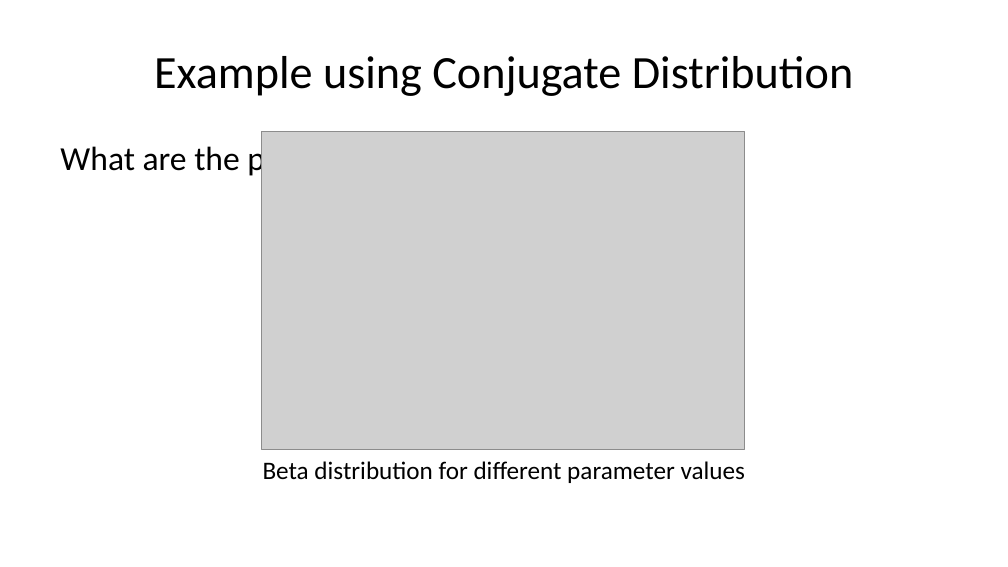
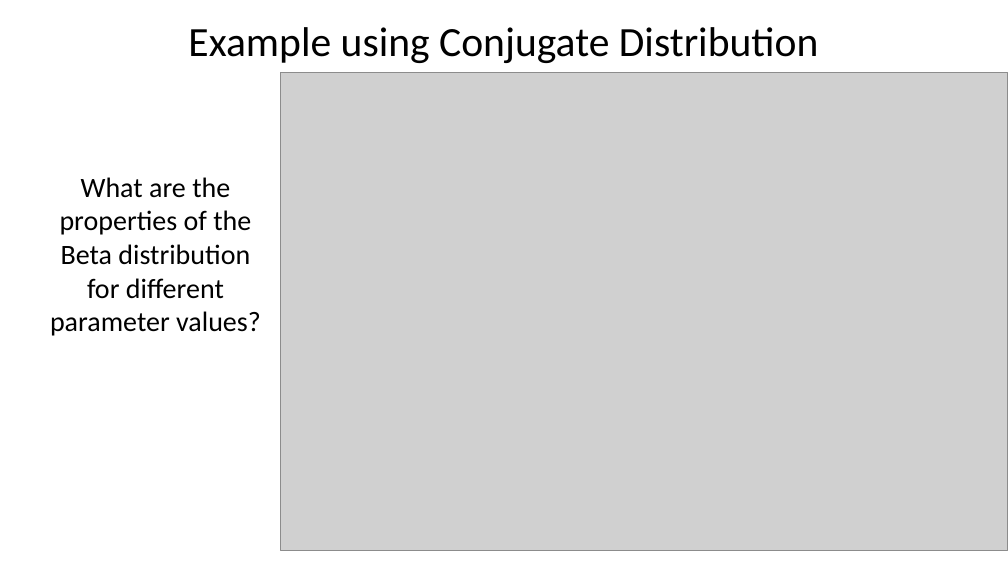
Before and after one commit to StephenElston/CSCI-E-83, a slide deck: slide 32 of LectureSlides/07_IntroductionToBayesModels.pptx (slide 31 before the commit). Drawn at 1008x567 pixels with LibreOffice and Linux fonts; fonts in the diff are those of the drawing; grey boxes stand for pictures. Boxes give left, top, right and bottom in pixels: in the first picture for what was removed or moved away, otherwise in the second. Text is boxed around its words. In the diff, an @@ line names an element or a change of style, - is before the commit and + after.

```diff
--- a/LectureSlides/07_IntroductionToBayesModels.pptx
+++ b/LectureSlides/07_IntroductionToBayesModels.pptx
@@ title "Example using Conjugate Distribution": place and size @@
-title "Example using Conjugate Distribution" at (154,56,853,96)
+title "Example using Conjugate Distribution" at (188,27,819,63)
@@ title "Example using Conjugate Distribution" at (188,27,819,63): size 33 to 29.7 pt @@
@@ picture: place and size @@
-picture at (262,132,745,450)
+picture at (281,73,1008,551)
@@ text removed at (60,143,388,179) @@
-What are the properties of the Beta distribution?
@@ text at (50,177,261,336): text changed; size 18 to 20 pt @@
-Beta distribution for different parameter values
+What are the properties of the Beta distribution for different parameter values?
```
Also in this commit, not shown: 13 other slides changed, 4 slides added, 2 slides removed.
